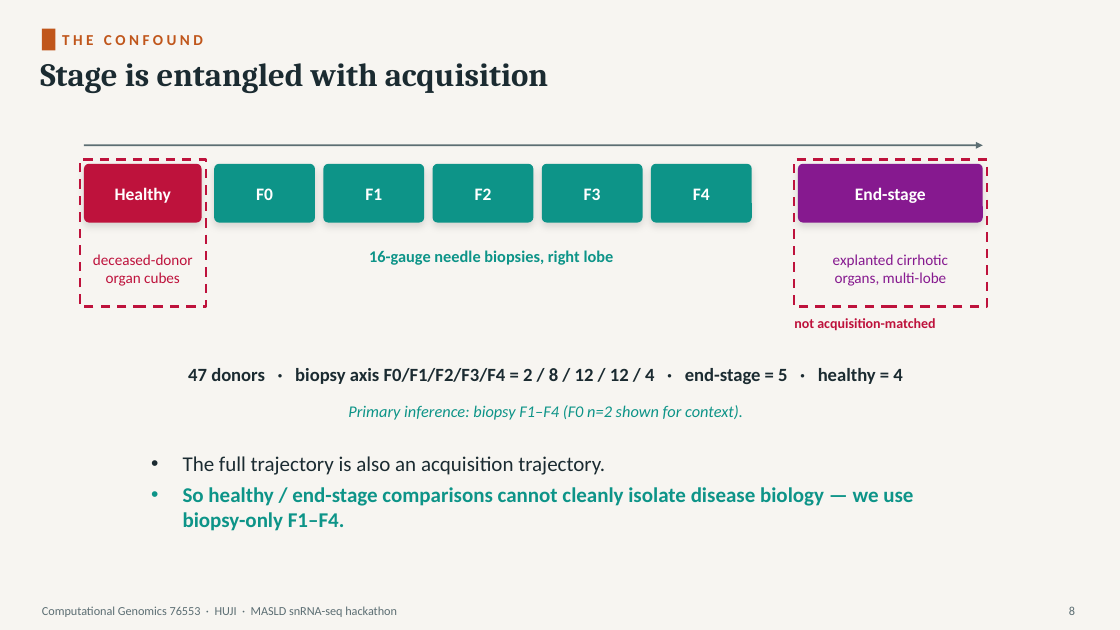
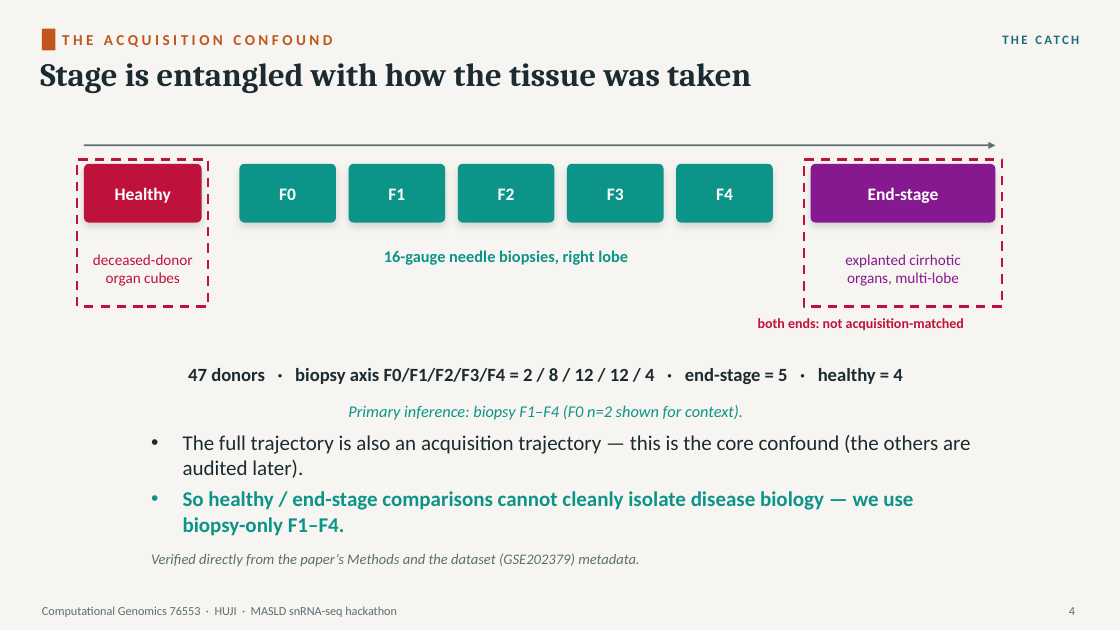
Before and after one commit to roeetekoah/liver-zonation, a slide deck: slide 4 of presentation/MASLD_zonation.pptx (slide 8 before the commit). Drawn at 1120x630 pixels with LibreOffice and Linux fonts; fonts in the diff are those of the drawing. Boxes give left, top, right and bottom in pixels: in the first picture for what was removed or moved away, otherwise in the second. Text is boxed around its words. In the diff, an @@ line names an element or a change of style, - is before the commit and + after.

```diff
--- a/presentation/MASLD_zonation.pptx
+++ b/presentation/MASLD_zonation.pptx
@@ text added at <box>790,27,1080,52</box>, 11 pt, text #1B6E78, bold @@
+THE CATCH
@@ text at <box>62,35,332,47</box>: text changed @@
-THE CONFOUND
+THE ACQUISITION CONFOUND
@@ text at <box>40,63,751,93</box>: text changed @@
-Stage is entangled with acquisition
+Stage is entangled with how the tissue was taken
@@ arrow moved from (84, 145) - (983, 145) to (84, 145) - (996, 145) @@
@@ text "F0": place and size @@
-text "F0" at <box>256,188,273,200</box>
+text "F0" at <box>279,188,296,200</box>
@@ rounded rectangle: place and size @@
-rounded rectangle at <box>214,164,315,223</box>
+rounded rectangle at <box>239,164,336,223</box>
@@ text "F1": place and size @@
-text "F1" at <box>365,188,382,200</box>
+text "F1" at <box>388,188,405,200</box>
@@ rounded rectangle: place and size @@
-rounded rectangle at <box>323,164,424,223</box>
+rounded rectangle at <box>349,164,445,223</box>
@@ text "F2": place and size @@
-text "F2" at <box>475,188,492,200</box>
+text "F2" at <box>498,188,515,200</box>
@@ rounded rectangle: place and size @@
-rounded rectangle at <box>433,164,534,223</box>
+rounded rectangle at <box>458,164,555,223</box>
@@ text "F3": place and size @@
-text "F3" at <box>584,188,601,200</box>
+text "F3" at <box>607,188,624,200</box>
@@ rounded rectangle: place and size @@
-rounded rectangle at <box>542,164,643,223</box>
+rounded rectangle at <box>567,164,664,223</box>
@@ text "F4": place and size @@
-text "F4" at <box>693,188,710,200</box>
+text "F4" at <box>716,188,733,200</box>
@@ rounded rectangle: place and size @@
-rounded rectangle at <box>651,164,752,223</box>
+rounded rectangle at <box>676,164,773,223</box>
@@ rectangle: place and size @@
-rectangle at <box>794,160,987,307</box>
+rectangle at <box>804,160,1002,307</box>
@@ 2 texts, 1 rounded rectangle: place and size @@
-2 texts, 1 rounded rectangle at <box>798,164,983,286</box>
+2 texts, 1 rounded rectangle at <box>811,164,996,286</box>
@@ text "16-gauge needle biopsies, right lobe": place and size @@
-text "16-gauge needle biopsies, right lobe" at <box>369,250,614,265</box>
+text "16-gauge needle biopsies, right lobe" at <box>384,250,628,265</box>
@@ text at <box>758,318,964,331</box>: text changed @@
-not acquisition-matched
+both ends: not acquisition-matched
@@ text at <box>183,435,971,478</box>: text changed @@
-• The full trajectory is also an acquisition trajectory.
+• The full trajectory is also an acquisition trajectory — this is the core confound (the others are audited later).
@@ text added at <box>151,553,639,567</box>, 12.5 pt, text #5C6E73, italic @@
+Verified directly from the paper’s Methods and the dataset (GSE202379) metadata.
@@ text at <box>1069,607,1075,615</box>: text changed @@
-8
+4
```
Also in this commit, not shown: 17 other slides changed, 6 slides added, 4 slides removed, 21 other files.
